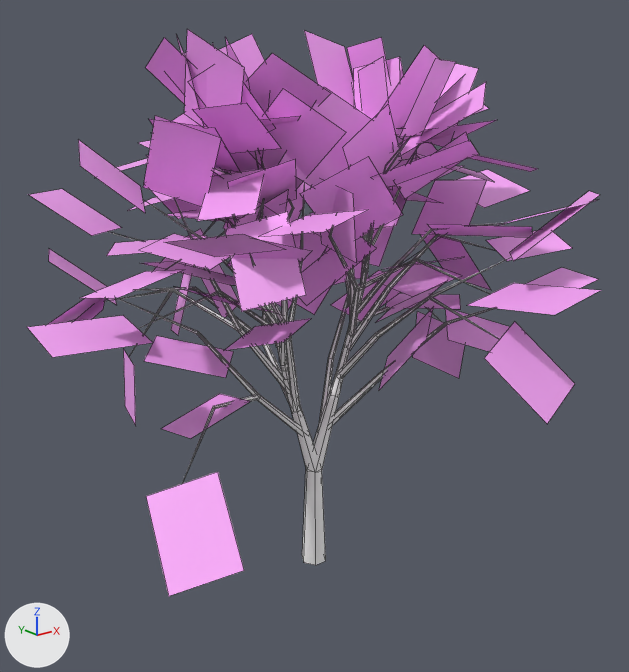
The FBX model Source/WTJ23/Assets/Models/Trees/Flamboyan0.fbx, before and after one commit.
Before and after are seen from a 50 mm lens placed at (-6.17, -7.72, 6.09), pointed at (0.0, -0.01, 3.0). The axes (+X, +Y, +Z) are drawn at lower left. The lights are the same throughout. Mesh edges are drawn as thin lines. Where no turn or scale is listed for an object, it has been applied to the vertices.

The first picture shows 'flambonyan'.
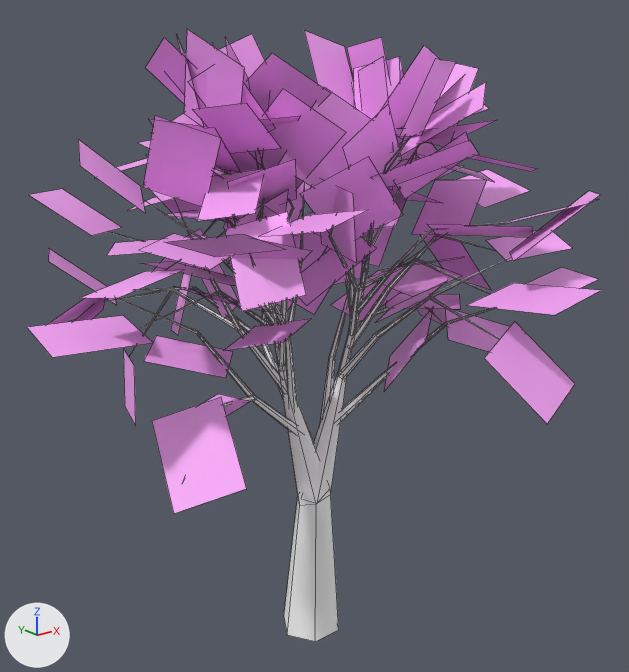
The newer file is also turned or shifted as a whole; pictures and numbers use the older file's frame.

Scene script edits in JSON lines:
```json
{"block": "me_tree_002", "where": "# used by ob_flambonyan; location = (0.0, 0.0, 0.0)"}
{"op": "remove", "block": "me_tree_002", "code": "me_tree_002.from_pydata(...)  # 1954 vertices, 1147 faces; spans x -3.38..3.41, y -3.16..2.87, z 0.0..6.44"}
{"op": "add", "block": "me_tree_002", "code": "me_tree_002.from_pydata(...)  # 1954 vertices, 1147 faces; spans x -3.38..3.41, y -3.16..2.87, z -1.03..6.44"}
{"block": "me_tree_002", "change": "me_tree_002 part 1: the loose piece of 4 vertices spanning x -2.77..-1.99, y -1.66..-0.56, z 1.26..2.21 is moved by (0.32, 0.4, 0.59)"}
{"block": "me_tree_002", "change": "me_tree_002 part 2: 141 of 1954 vertices moved; they spanned x -1.27..0.94, y -0.71..0.59, z 0.0..2.93 and now span x -1.29..0.97, y -0.77..0.6, z -1.03..2.93; mean shift (0.0, 0.01, -0.07); largest move (-0.08, 0.14, 0.0) -> (-0.19, 0.42, -1.03)"}
{"block": "me_tree_002", "change": "me_tree_002 part 3"}
{"op": "set", "path": "me_tree_002.vertices[1522].co", "old": "(2.77, 0.05, 2.5)", "new": "(2.23, -0.31, 2.93)"}
{"op": "set", "path": "me_tree_002.vertices[1523].co", "old": "(3.12, 0.46, 1.62)", "new": "(2.96, 0.16, 2.38)", "note": "pixel (458, 378) -> not seen"}
{"op": "set", "path": "me_tree_002.vertices[1524].co", "old": "(2.83, 1.15, 1.82)", "new": "(2.67, 0.85, 2.58)", "note": "pixel (412, 357) -> pixel (420, 315)"}
{"op": "set", "path": "me_tree_002.vertices[1525].co", "old": "(2.48, 0.74, 2.7)", "new": "(1.94, 0.38, 3.14)", "note": "pixel (417, 311) -> not seen"}
```

Pixel boxes (x1, y1, x2, y2) of what changed, in the pictures (629 x 672 px; the box of a moved part takes in the faces that stretch with it):
```json
{"object": "flambonyan", "change": "reshaped", "before": [27, 29, 601, 596], "after": [27, 29, 601, 642], "on screen": "8% taller"}
{"part": 1, "of": "me_tree_002", "change": "moved or reshaped", "before": [146, 472, 244, 596], "after": [152, 397, 247, 513]}
{"part": 2, "of": "me_tree_002", "change": "moved or reshaped", "before": [161, 282, 447, 565], "after": [194, 282, 447, 642]}
{"part": 3, "of": "me_tree_002", "change": "moved or reshaped", "before": [413, 311, 465, 378], "after": [417, 308, 447, 326]}
```
